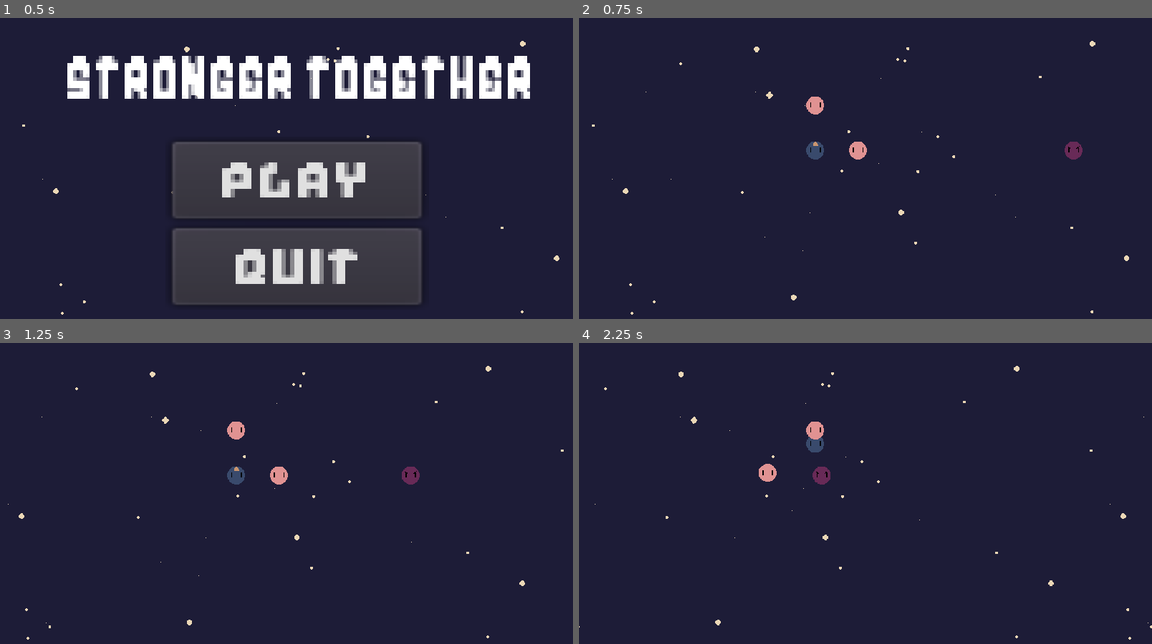
Above: before the commit, frames 1-4 (two rows, left to right).
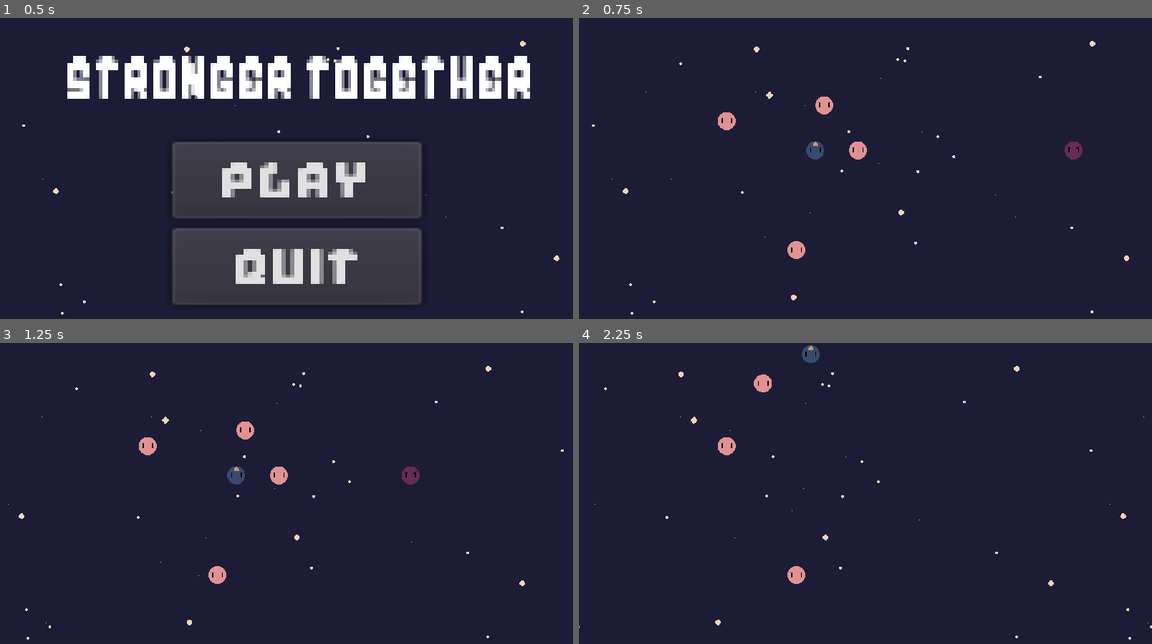
Above: after the commit, the same moments.

Repository: TacticalBanana96/stronger-together-2021
Game: Godot game, scene res://src/screens/MainScreen.tscn
Two runs of this game, one before a commit and one after it. Both use one fixed random seed, a clock stepped at 60 frames per second and the inputs below.
Inputs:
- Up to frame 1 (0.5 s): no input
- Up to frame 2 (0.75 s): click "Play" at 0.5 s
- Up to frame 3 (1.25 s): no input
- Up to frame 4 (2.25 s): hold W (move_up) from 1.28 s (still down)

Frame 1 is identical in both runs. In frame 2, 0.5% of the frame differs, in the area x 24-45%, y 26-81%; in frame 3, 0.5%; in frame 4, 1.2%, in the area x 24-44%, y 0-81%.

Commit message:
fixed signals and collisions, attempting to changed rotation speed based on number of moons

Diff:
--- a/project.godot
+++ b/project.godot
@@ -18,6 +18,10 @@
 config/name="StrongerTogether2"
 run/main_scene="res://src/screens/MainScreen.tscn"
 config/icon="res://icon.png"
+
+[autoload]
+
+Events="*res://src/scripts/Events.gd"
 
 [display]
 
--- a/src/actors/Moon.gd
+++ b/src/actors/Moon.gd
@@ -1,7 +1,4 @@
 extends KinematicBody2D
-
-signal grabbed_by_player()
-signal moon_hit_meteor()
 
 const ACCELERATION = 2000
 const MAX_SPEED = 300
@@ -13,13 +10,19 @@
 var rotation_around_point = 0
 var distance_from_point = 100
 
-func _on_Player_collected_moon() -> void:
-	emit_signal("grabbed_by_player")
-	die()
+func _ready() -> void:
+	Events.connect("collected_moon", self, "_on_Player_collected_moon")
+
+func _on_Player_collected_moon(name) -> void:
+	if(self.name == name):
+		Events.emit_signal("grabbed_by_player", self.name)
+		die()
 
 func _on_Area2D_body_entered(body: Node) -> void:
+	print('COLLISION WITH MOON ',body.name)
+	print('COLLISION WITH MOON ',body.get_groups())
 	if body.is_in_group("meteors"):
-		emit_signal("moon_hit_meteor")
+		Events.emit_signal("moon_hit_meteor", body.name)
 		die()
 	#elif body.is_in_group("player"):
 		# TODO: check if this can become child of player
--- a/src/actors/TestLevel.tscn
+++ b/src/actors/TestLevel.tscn
@@ -43,9 +43,6 @@
 [node name="Player" parent="." instance=ExtResource( 1 )]
 position = Vector2( 422.046, 236.839 )
 
-[node name="Moon2" parent="." instance=ExtResource( 5 )]
-position = Vector2( 422.046, 156.23 )
-
 [node name="EnemySpawner" parent="." instance=ExtResource( 3 )]
 
 [node name="Borders" type="StaticBody2D" parent="."]
@@ -67,9 +64,14 @@
 position = Vector2( 1024, 303.339 )
 shape = SubResource( 2 )
 
+[node name="Moon2" parent="." instance=ExtResource( 5 )]
+position = Vector2( 438.046, 156.23 )
+
 [node name="Meteor" parent="." instance=ExtResource( 6 )]
 position = Vector2( 933.704, 236.839 )
-[connection signal="grabbed_by_player" from="Moon" to="Player" method="_on_Moon_grabbed_by_player"]
-[connection signal="moon_hit_meteor" from="Moon" to="Meteor" method="_on_Moon_moon_hit_meteor"]
-[connection signal="collected_moon" from="Player" to="Moon" method="_on_Player_collected_moon"]
-[connection signal="player_hit_meteor" from="Player" to="Meteor" method="_on_Player_player_hit_meteor"]
+
+[node name="Moon4" parent="." instance=ExtResource( 5 )]
+position = Vector2( 263.706, 184.416 )
+
+[node name="Moon3" parent="." instance=ExtResource( 5 )]
+position = Vector2( 388.432, 415.159 )
--- /dev/null
+++ b/src/scripts/Events.gd
@@ -0,0 +1,11 @@
+extends Node
+
+#player signals
+signal collected_moon(name)
+signal player_hit_meteor(name)
+
+#moon signals
+signal grabbed_by_player(name)
+signal moon_hit_meteor(name)
+
+#meteor signals
--- a/src/scripts/Meteor.gd
+++ b/src/scripts/Meteor.gd
@@ -6,17 +6,21 @@
 
 func _ready() -> void:
 	_velocity.x = -MAX_SPEED
+	Events.connect("player_hit_meteor", self, "_on_Player_player_hit_meteor")
+	Events.connect("moon_hit_meteor", self, "_on_Moon_moon_hit_meteor")
 
 func _on_VisibilityNotifier2D_screen_exited() -> void:
 	print("Screen exited")
 	die()
 
-func _on_Player_player_hit_meteor() -> void:
-	die()
+func _on_Player_player_hit_meteor(name) -> void:
+	if self.name == name:
+		die()
 
 
-func _on_Moon_moon_hit_meteor() -> void:
-	die()
+func _on_Moon_moon_hit_meteor(name) -> void:
+	if self.name == name:
+		die()
 
 func _on_HitDetector_body_entered(body: Node) -> void:
 	# TODO: Check to make sure moon or player hit the enemy
--- a/src/scripts/OrbitController.gd
+++ b/src/scripts/OrbitController.gd
@@ -1,20 +1,21 @@
 #tool
 extends Node2D
 
-export var radius = Vector2.ONE * 256
+export var radius = Vector2.ONE * 100
 export var rotation_duration := 4.0
 
 var moons = []
 var orbit_angle_offset = 0
 var prev_child_count = 0
+var moonSize
 
 func _physics_process(delta):
 	if prev_child_count != get_child_count():
 		prev_child_count = get_child_count()
 		_find_moons()
 
-
-
+	#rotation_duration = stepify((rotation_duration - (0.3 * moons.size())), 0.01)
+	print(rotation_duration)
 	orbit_angle_offset += 2 * PI * delta / float(rotation_duration)
 	orbit_angle_offset = wrapf(orbit_angle_offset, -PI, PI)
 	_update_moons()
--- a/src/scripts/Player.gd
+++ b/src/scripts/Player.gd
@@ -1,7 +1,4 @@
 extends KinematicBody2D
-
-signal collected_moon()
-signal player_hit_meteor()
 
 const MOON = preload("res://src/actors/Moon.tscn")
 const ACCELERATION = 2000
@@ -9,15 +6,22 @@
 const FRICTION = 300
 var _velocity = Vector2.ZERO
 
-func _on_Moon_grabbed_by_player() -> void:
+func _ready() -> void:
+	Events.connect("grabbed_by_player", self, "_on_Moon_grabbed_by_player")
+
+func _on_Moon_grabbed_by_player(name) -> void:
 	spawnMoon()
 
 func _on_MeteorDetector_body_entered(body: Node) -> void:
+	print('COLLISION WITH PLAYER ',body.name)
+	print('COLLISION WITH PLAYER ',body.get_groups())
 	if body.is_in_group("meteors"):
-		emit_signal("player_hit_meteor")
+		Events.emit_signal("player_hit_meteor" , body.name)
 		die()
 	if body.is_in_group("moons") && !is_a_parent_of(body):
-		emit_signal("collected_moon")
+		print('EMITTING SIGNAL collected_moon' )
+		Events.emit_signal("collected_moon", body.name)
+
 
 func _physics_process(delta: float) -> void:
 
